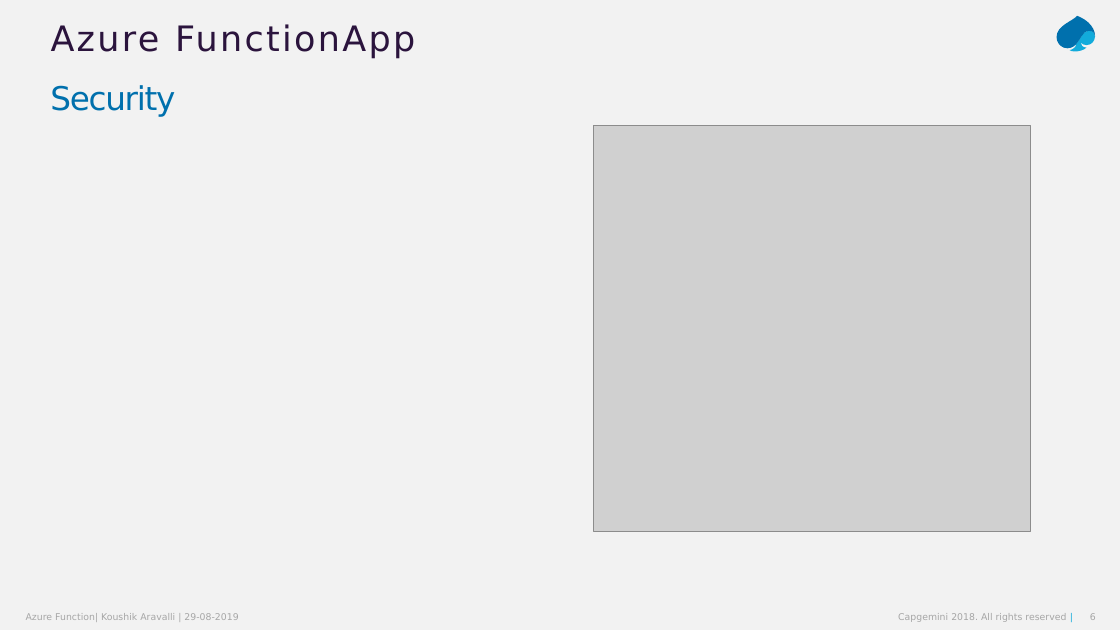
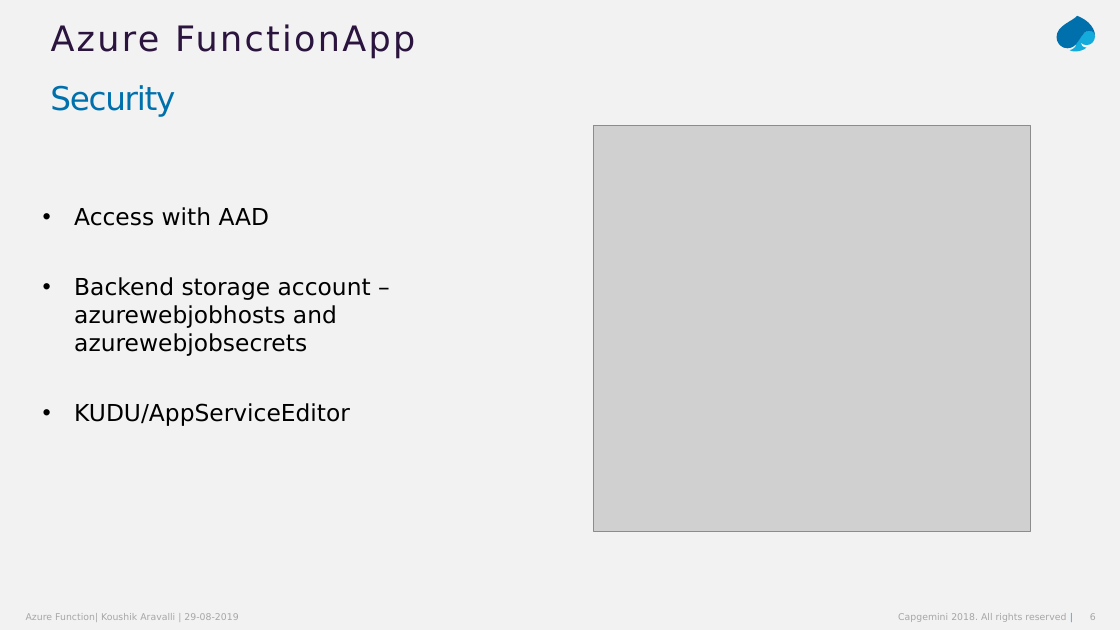
Before and after one commit to koushik-aravalli/az-function-lab, a slide deck: slide 6 of Azure-Function-203.pptx. Drawn at 1120x630 pixels with LibreOffice and Linux fonts; fonts in the diff are those of the drawing; grey boxes stand for pictures. Boxes give left, top, right and bottom in pixels: in the first picture for what was removed or moved away, otherwise in the second. Text is boxed around its words. In the diff, an @@ line names an element or a change of style, - is before the commit and + after.

```diff
--- a/Azure-Function-203.pptx
+++ b/Azure-Function-203.pptx
@@ text added at [74,207,371,426], 20 pt, text #000000 @@
+• Access with AAD
+• Backend storage account – azurewebjobhosts and azurewebjobsecrets
+• KUDU/AppServiceEditor
```
Also in this commit, not shown: 2 other slides changed, 2 other files.
